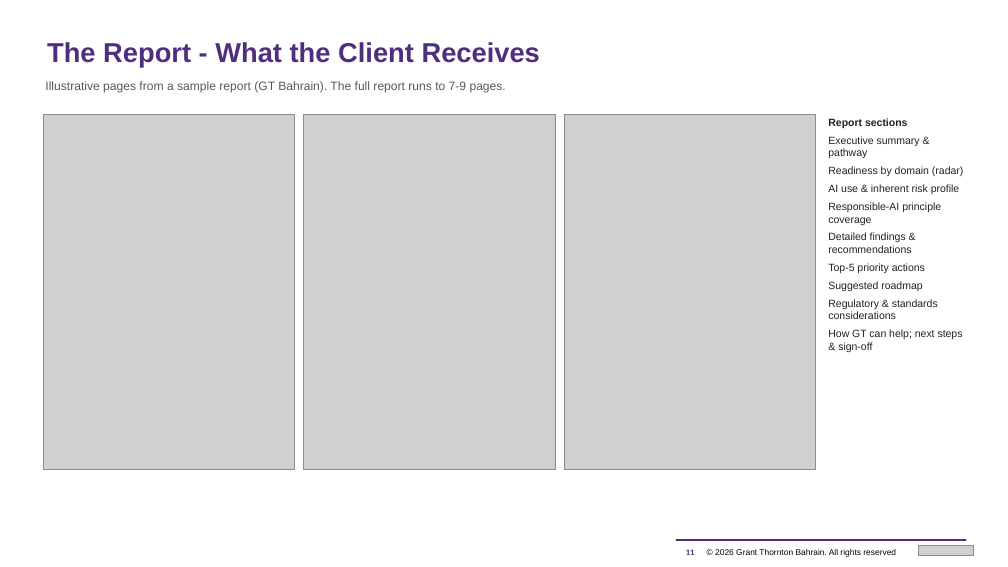
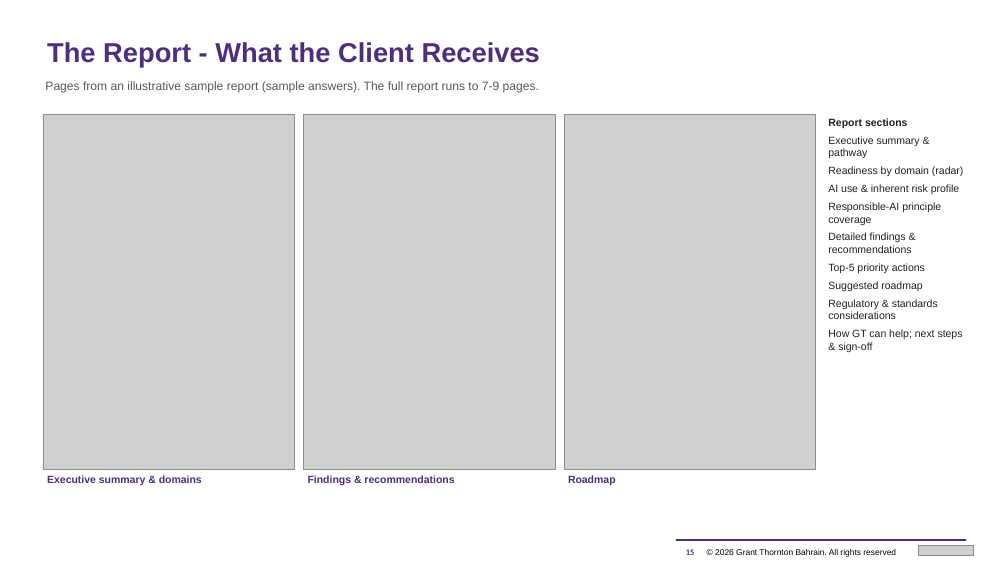
Before and after one commit to mahekdevangtrivedi-wq/GT-AI-Service-Line, a slide deck: slide 15 of 01_AI_Governance_Risk_Compliance/1.3_AI_Readiness_Assessment_Tool/GT_AI_Readiness_Assessment_Proposal.pptx (slide 11 before the commit). Drawn at 1008x567 pixels with LibreOffice and Linux fonts; fonts in the diff are those of the drawing; grey boxes stand for pictures. Boxes give left, top, right and bottom in pixels: in the first picture for what was removed or moved away, otherwise in the second. Text is boxed around its words. In the diff, an @@ line names an element or a change of style, - is before the commit and + after.

```diff
--- a/01_AI_Governance_Risk_Compliance/1.3_AI_Readiness_Assessment_Tool/GT_AI_Readiness_Assessment_Proposal.pptx
+++ b/01_AI_Governance_Risk_Compliance/1.3_AI_Readiness_Assessment_Tool/GT_AI_Readiness_Assessment_Proposal.pptx
@@ text at bbox=[45, 81, 539, 93]: text changed @@
-Illustrative pages from a sample report (GT Bahrain). The full report runs to 7-9 pages.
+Pages from an illustrative sample report (sample answers). The full report runs to 7-9 pages.
@@ text added at bbox=[47, 475, 202, 485], 10 pt, text #4F2D7F, bold @@
+Executive summary & domains
@@ text added at bbox=[308, 475, 454, 485], 10 pt, text #4F2D7F, bold @@
+Findings & recommendations
@@ text added at bbox=[568, 475, 616, 485], 10 pt, text #4F2D7F, bold @@
+Roadmap
@@ page number at bbox=[686, 549, 694, 555]: text changed @@
-11
+15
```
Also in this commit, not shown: 8 other slides changed, 5 slides added, 1 slide removed, 7 other files.
